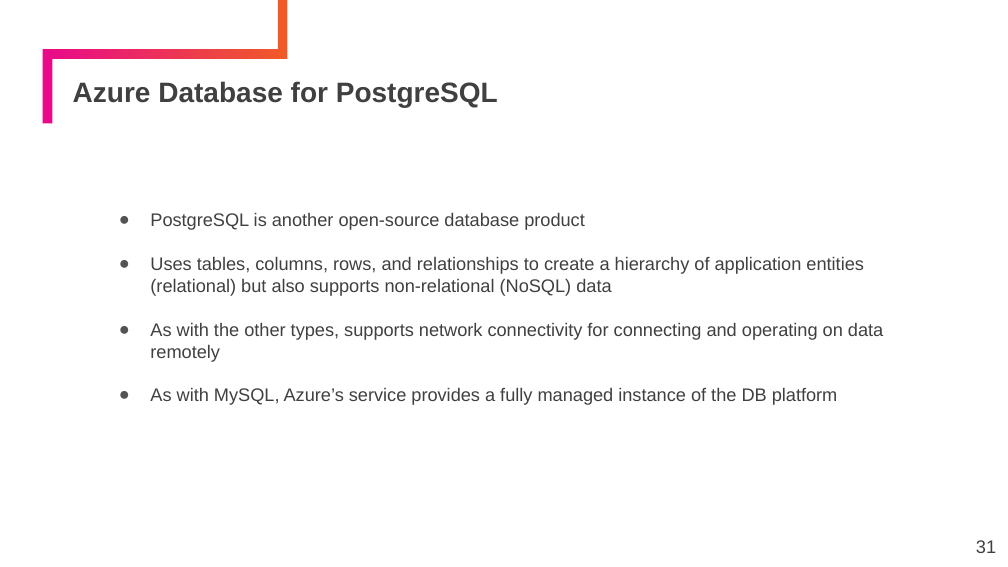
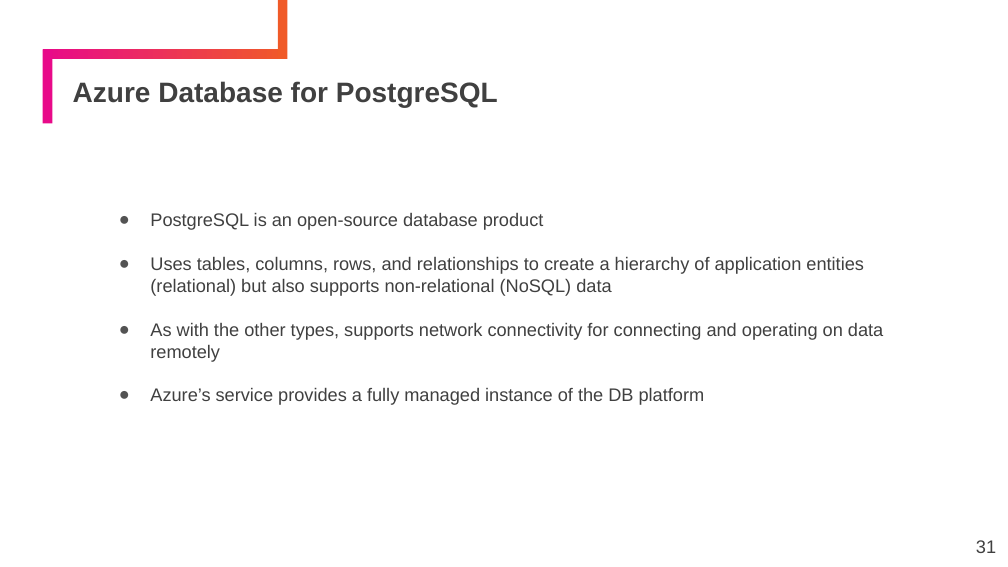
Before and after one commit to KernelGamut32/azure-developer-vmp, a slide deck: slide 31 of slides/Azure Storage, Databases, and Azure Functions (Part 1).pptx. Drawn at 1008x567 pixels with LibreOffice and Linux fonts; fonts in the diff are those of the drawing. Boxes give left, top, right and bottom in pixels: in the first picture for what was removed or moved away, otherwise in the second. Text is boxed around its words. In the diff, an @@ line names an element or a change of style, - is before the commit and + after.

Commit message:
update slides

```diff
--- a/slides/Azure Storage, Databases, and Azure Functions (Part 1).pptx
+++ b/slides/Azure Storage, Databases, and Azure Functions (Part 1).pptx
@@ subtitle at box(150, 213, 544, 230): text changed @@
-● PostgreSQL is another open-source database product
+● PostgreSQL is an open-source database product
@@ subtitle at box(150, 388, 705, 405): text changed @@
-● As with MySQL, Azure’s service provides a fully managed instance of the DB platform
+● Azure’s service provides a fully managed instance of the DB platform
```
Also in this commit, not shown: 2 slides added.
